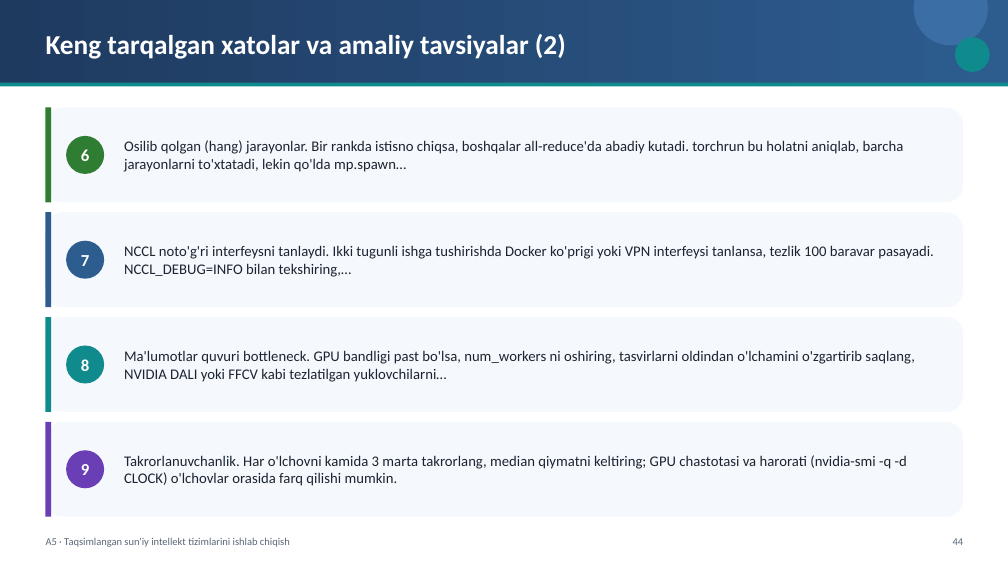
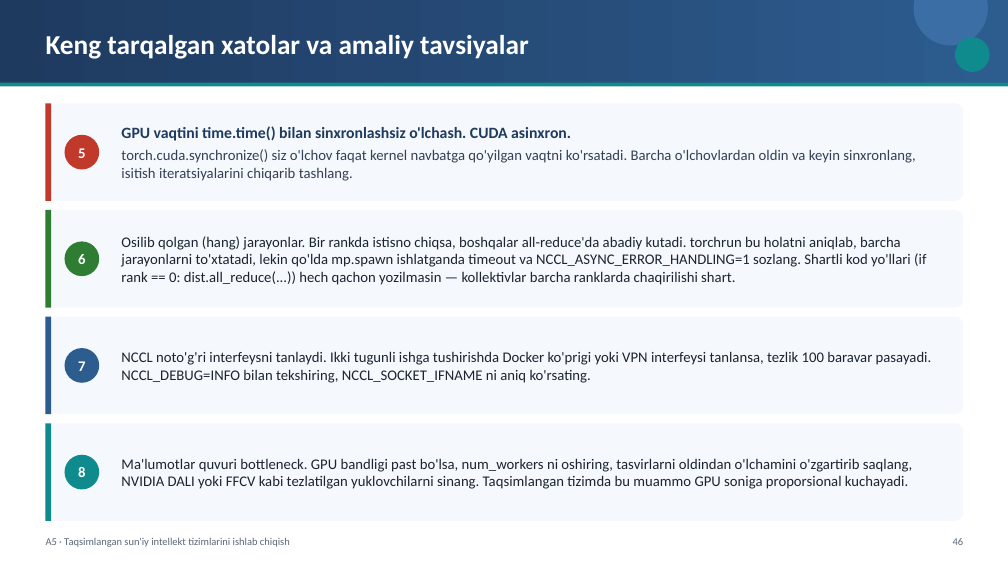
Before and after one commit to sayka7/ktm_labs, a slide deck: slide 46 of slaydlar/A5.pptx (slide 44 before the commit). Drawn at 1008x567 pixels with LibreOffice and Linux fonts; fonts in the diff are those of the drawing. Boxes give left, top, right and bottom in pixels: in the first picture for what was removed or moved away, otherwise in the second. Text is boxed around its words. In the diff, an @@ line names an element or a change of style, - is before the commit and + after.

```diff
--- a/slaydlar/A5.pptx
+++ b/slaydlar/A5.pptx
@@ text at bbox=[46, 35, 529, 59]: text changed @@
-Keng tarqalgan xatolar va amaliy tavsiyalar (2)
+Keng tarqalgan xatolar va amaliy tavsiyalar
@@ rectangle at bbox=[45, 104, 51, 201]: fill #2E7D32 to #C0392B @@
@@ ellipse added at bbox=[64, 135, 99, 169], fill #C0392B, 14 pt, text #FFFFFF, bold @@
+5
@@ text at bbox=[121, 126, 915, 181]: text changed; text colour #1B2430 to #334055 @@
-Osilib qolgan (hang) jarayonlar. Bir rankda istisno chiqsa, boshqalar all-reduce'da abadiy kutadi. torchrun bu holatni aniqlab, barcha jarayonlarni to'xtatadi, lekin qo'lda mp.spawn…
+GPU vaqtini time.time() bilan sinxronlashsiz o'lchash. CUDA asinxron.
+torch.cuda.synchronize() siz o'lchov faqat kernel navbatga qo'yilgan vaqtni ko'rsatadi. Barcha o'lchovlardan oldin va keyin sinxronlang, isitish iteratsiyalarini chiqarib tashlang.
@@ rectangle at bbox=[45, 210, 51, 308]: fill #2D5C8F to #2E7D32 @@
@@ text at bbox=[121, 236, 926, 285]: text changed @@
-NCCL noto'g'ri interfeysni tanlaydi. Ikki tugunli ishga tushirishda Docker ko'prigi yoki VPN interfeysi tanlansa, tezlik 100 baravar pasayadi. NCCL_DEBUG=INFO bilan tekshiring,…
+Osilib qolgan (hang) jarayonlar. Bir rankda istisno chiqsa, boshqalar all-reduce'da abadiy kutadi. torchrun bu holatni aniqlab, barcha jarayonlarni to'xtatadi, lekin qo'lda mp.spawn ishlatganda timeout va NCCL_ASYNC_ERROR_HANDLING=1 sozlang. Shartli kod yo'llari (if rank == 0: dist.all_reduce(...)) hech qachon yozilmasin — kollektivlar barcha ranklarda chaqirilishi shart.
@@ ellipse "6": place and size @@
-ellipse "6" at bbox=[66, 136, 104, 174]
+ellipse "6" at bbox=[64, 241, 99, 276]
@@ rectangle at bbox=[45, 317, 51, 414]: fill #0F8B8D to #2D5C8F @@
@@ ellipse "7": place and size @@
-ellipse "7" at bbox=[66, 240, 104, 278]
+ellipse "7" at bbox=[64, 348, 99, 383]
@@ text at bbox=[121, 351, 932, 383]: text changed @@
-Ma'lumotlar quvuri bottleneck. GPU bandligi past bo'lsa, num_workers ni oshiring, tasvirlarni oldindan o'lchamini o'zgartirib saqlang, NVIDIA DALI yoki FFCV kabi tezlatilgan yuklovchilarni…
+NCCL noto'g'ri interfeysni tanlaydi. Ikki tugunli ishga tushirishda Docker ko'prigi yoki VPN interfeysi tanlansa, tezlik 100 baravar pasayadi. NCCL_DEBUG=INFO bilan tekshiring, NCCL_SOCKET_IFNAME ni aniq ko'rsating.
@@ proportions changed in 4 elements at bbox=[45, 210, 963, 308], bbox=[45, 317, 963, 414], bbox=[45, 104, 963, 201], bbox=[45, 423, 963, 521] @@
@@ rounded rectangle: place and size @@
-rounded rectangle at bbox=[45, 422, 963, 516]
+rounded rectangle at bbox=[45, 423, 963, 521]
@@ rectangle: place and size @@
-rectangle at bbox=[45, 422, 51, 516]
+rectangle at bbox=[45, 423, 51, 521]
@@ rectangle at bbox=[45, 423, 51, 521]: fill #6A3FB5 to #0F8B8D @@
@@ size 16 to 14 pt in 3 elements at bbox=[64, 241, 99, 276], bbox=[64, 348, 99, 383], bbox=[64, 454, 99, 489] @@
@@ ellipse "8": place and size @@
-ellipse "8" at bbox=[66, 346, 104, 383]
+ellipse "8" at bbox=[64, 454, 99, 489]
@@ ellipse removed at bbox=[66, 451, 104, 488] @@
-9
@@ text at bbox=[121, 458, 912, 489]: text changed @@
-Takrorlanuvchanlik. Har o'lchovni kamida 3 marta takrorlang, median qiymatni keltiring; GPU chastotasi va harorati (nvidia-smi -q -d CLOCK) o'lchovlar orasida farq qilishi mumkin.
+Ma'lumotlar quvuri bottleneck. GPU bandligi past bo'lsa, num_workers ni oshiring, tasvirlarni oldindan o'lchamini o'zgartirib saqlang, NVIDIA DALI yoki FFCV kabi tezlatilgan yuklovchilarni sinang. Taqsimlangan tizimda bu muammo GPU soniga proporsional kuchayadi.
```
Also in this commit, not shown: 36 other slides changed, 3 slides added, 21 other files.
